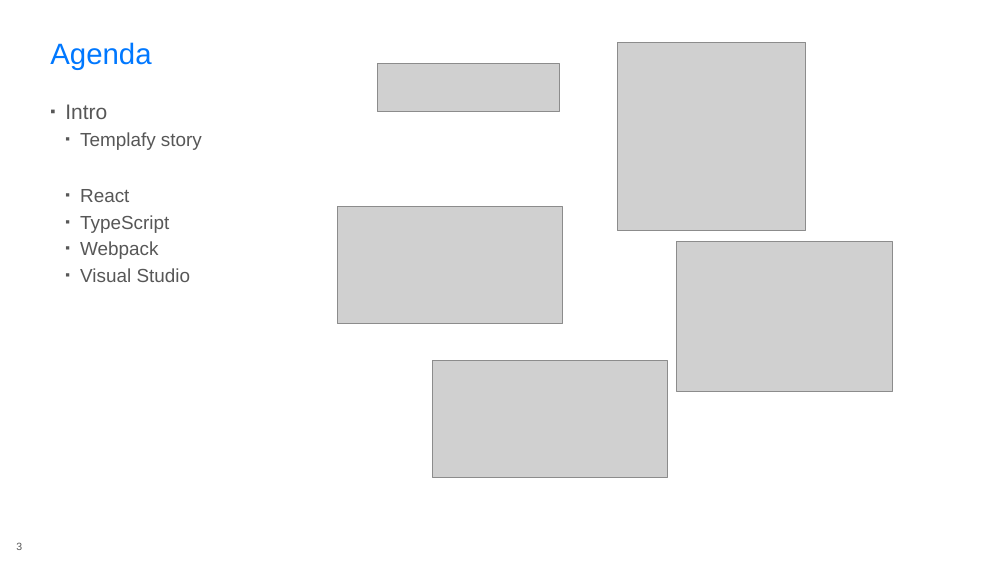
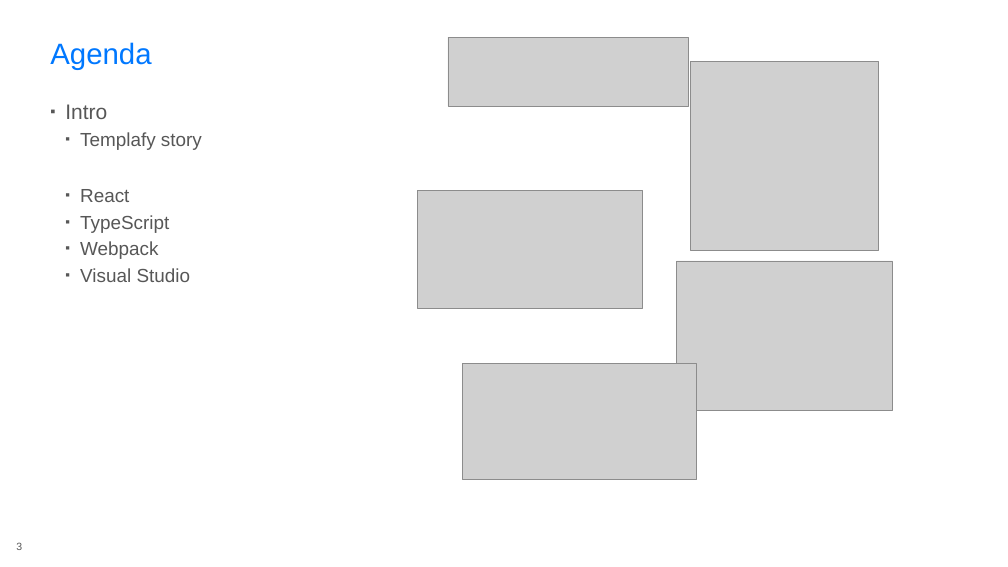
Before and after one commit to rasmuskl/react-webpack-typescript, a slide deck: slide 3 of _notes/Presentation.pptx. Drawn at 1008x567 pixels with LibreOffice and Linux fonts; fonts in the diff are those of the drawing; grey boxes stand for pictures; background and template pictures are left out. Boxes give left, top, right and bottom in pixels: in the first picture for what was removed or moved away, otherwise in the second. Text is boxed around its words. In the diff, an @@ line names an element or a change of style, - is before the commit and + after.

```diff
--- a/_notes/Presentation.pptx
+++ b/_notes/Presentation.pptx
@@ picture added at (x1=448, y1=37, x2=689, y2=106) @@
@@ picture removed at (x1=377, y1=64, x2=560, y2=112) @@
@@ picture moved from (x1=617, y1=42, x2=806, y2=231) to (x1=690, y1=61, x2=879, y2=250) @@
@@ picture moved from (x1=337, y1=206, x2=563, y2=324) to (x1=418, y1=191, x2=644, y2=309) @@
@@ picture moved from (x1=677, y1=242, x2=892, y2=392) to (x1=677, y1=261, x2=892, y2=411) @@
@@ picture moved from (x1=433, y1=361, x2=667, y2=477) to (x1=463, y1=364, x2=697, y2=480) @@
```
Also in this commit, not shown: 1 other slide changed, 11 other files.
